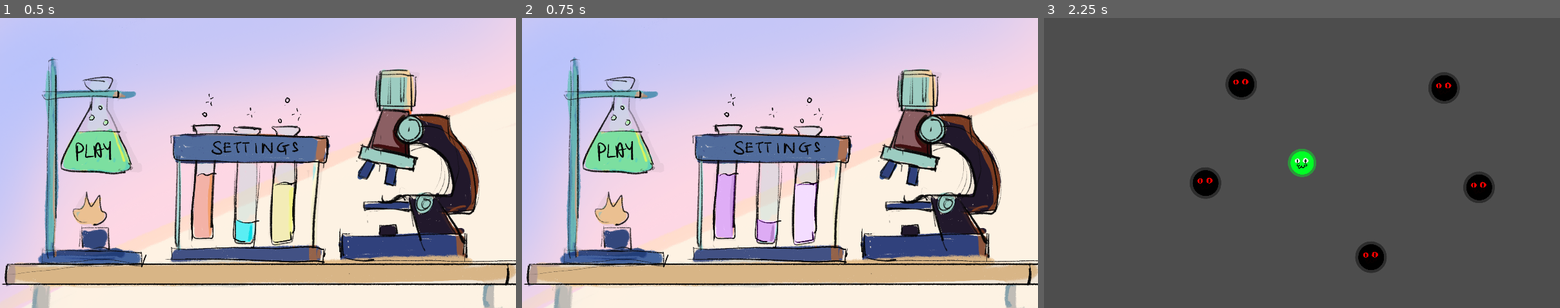
Above: before the commit, frames 1-3 (left to right).
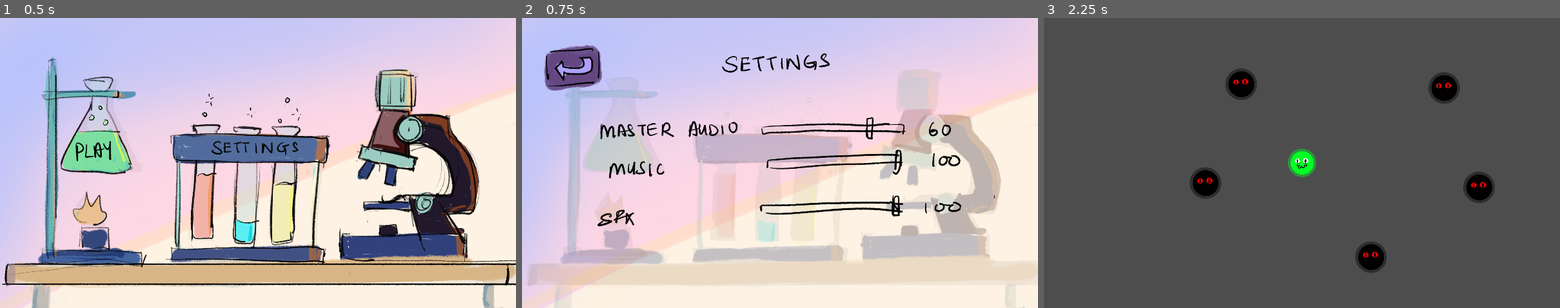
Above: after the commit, the same moments.

Repository: QuantumForgeGames/cellular-conquest
Game: Godot game, scene res://scenes/menus/main_menu.tscn
Two runs of this game, one before a commit and one after it. Both use one fixed random seed, a clock stepped at 60 frames per second and the inputs below.
Inputs (mouse positions are in pixels of both pictures, inside the frame that each line leads up to):
- Up to frame 1 (0.5 s): no input
- Up to frame 2 (0.75 s): click (764, 209) at 0.5 s
- Up to frame 3 (2.25 s): click (1095, 67) at 1.27 s; click (1142, 151) at 2 s

Frame 1 is identical in both runs. In frame 2, 34% of the frame differs, in the area x 0-100%, y 9-100%; in frame 3, nothing differs.

Commit message:
Fixed scene referencing.

Diff:
--- a/scripts/menus/main_menu.gd
+++ b/scripts/menus/main_menu.gd
@@ -4,4 +4,4 @@
 	get_tree().change_scene_to_file("res://scripts/levels/world.tscn")
 
 func _on_settings_button_pressed():
-	get_tree().change_scene_to_file("res://scenes/settings_menu.tscn")
+	get_tree().change_scene_to_file("res://scenes/menus/settings_menu.tscn")
--- a/scripts/menus/settings_menu.gd
+++ b/scripts/menus/settings_menu.gd
@@ -1,4 +1,4 @@
 extends Control
 
 func _on_texture_button_pressed():
-	get_tree().change_scene_to_file("res://scenes/main_menu.tscn")
+	get_tree().change_scene_to_file("res://scenes/menus/main_menu.tscn")
